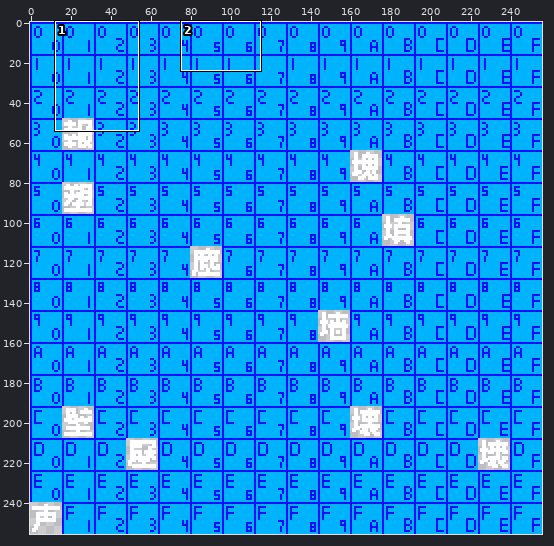
Two states of a sprite sheet, assets/base/font/cosmic-reach-font-5800.png. The first picture is a wide view before the edit; the outline marks the close-up.
Close-up. Old version:
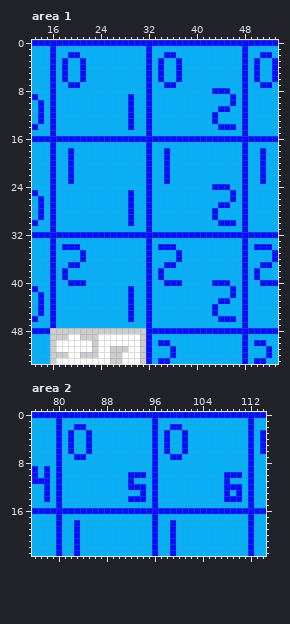
The file is 256x256 pixels. Shown: area 1: x 13..53, y 0..53; area 2: x 76..114, y 0..23. The commit also changed other parts of the picture, which this record leaves out.
Now the later version:
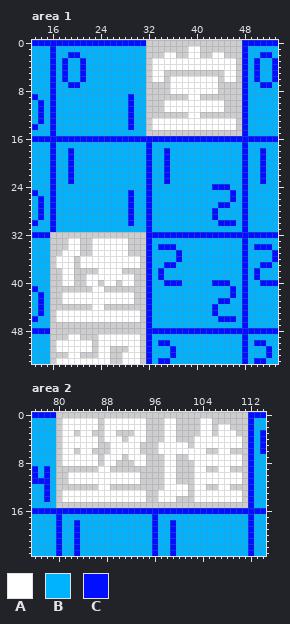
Palette (. is transparent): A #ffffff  B #00b3ff  C #000fff
Edits made:
Changed rows in their new state; - is an unchanged pixel.
Area 1:
first column x 32:
 0 ................
 1 .......AA.......
 2 ...AA..AA..AA...
 3 .AAAAAAAAAAAAAA.
 4 .AAAAAAAAAAAAAA.
 5 .AA..........AA.
 6 .AA.AAAAAAAA.AA.
 7 ....AAAAAAAA....
 8 ....AAAAAAAA....
 9 .......AA.......
10 ...AAAAAAAAAA...
11 ...AAAAAAAAAA...
12 .......AA.......
13 .AAAAAAAAAAAAAA.
14 .AAAAAAAAAAAAAA.
15 ................
first column x 16:
32 ................
33 ...AA..AAAAAA...
34 ...AA..AAAAAA...
35 ..AAA..AAAAAA...
36 .AAA.AAAAAAAAAA.
37 .AAA.AAAAAAAAAA.
38 ..AA....AAAA....
39 ..AA..AAAAAAAA..
40 ..AA..AA.AA.AA..
41 .......AA.......
42 ..AAAAAAAAAAAA..
43 ..AAAAAAAAAAAA..
44 .......AA.......
45 .AAAAAAAAAAAAAA.
46 .AAAAAAAAAAAAAA.
47 ................
Area 2:
first column x 80:
 0 ................................
 1 .AAAAAA.AAAAAAA...AA....AA......
 2 .AAAAAA.AAAAAAA...AA....AA.AA...
 3 .AA.AA..AA...AA...AA....AA.AAA..
 4 .AAAAAA.AAA.AAA...AA...AAAAAAAA.
 5 .AAAAAA..AAAAA...AAAAA.AAAAAAAA.
 6 .AA.AA...AAAAA...AAAAAAAA..AA...
 7 .AAAAAA.AAA.AAA...AA..AAAAAAAAA.
 8 .AAAAAA.AA...AA...AA...AAAAAAAA.
 9 .......AA.........AA...AA..AA...
10 ..AAAAAAAAAAAA....AA...AAAAAAAA.
11 ..AAAAAAAAAAAA....AA...AAAAAAAA.
12 .......AA.........AAAA.AA..AA...
13 .AAAAAAAAAAAAAA..AAAAA.AAAAAAAA.
14 .AAAAAAAAAAAAAA..AAA...AAAAAAAA.
15 ................................
Boxes around the changes in both close-ups, in picture pixels (x1, y1, x2, y2):
changed: (146, 40, 242, 136)
changed: (50, 232, 146, 328)
changed: (56, 412, 248, 508)
